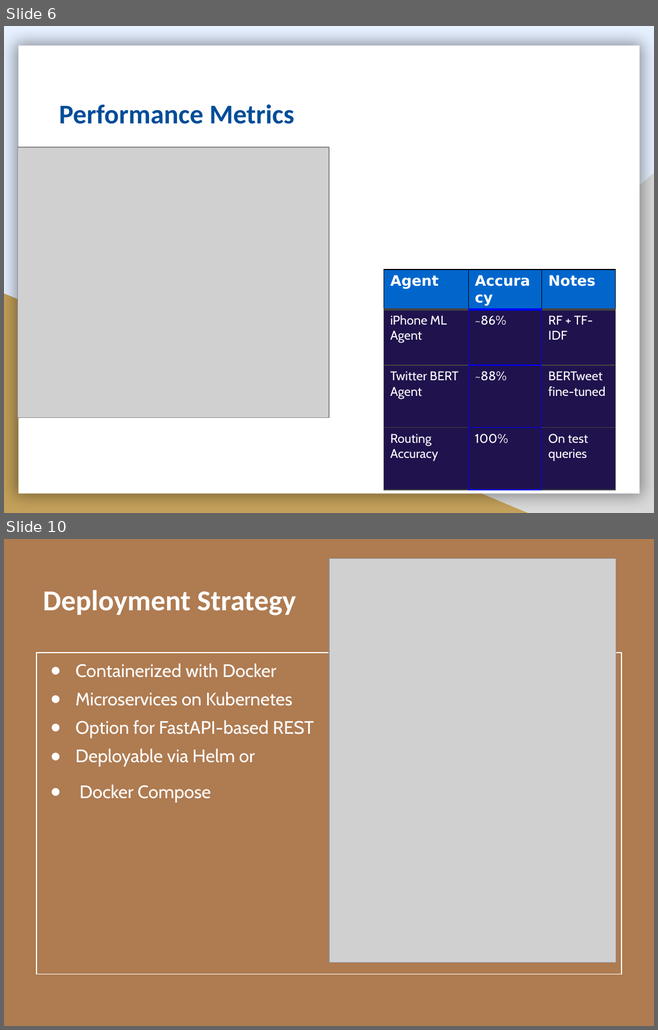
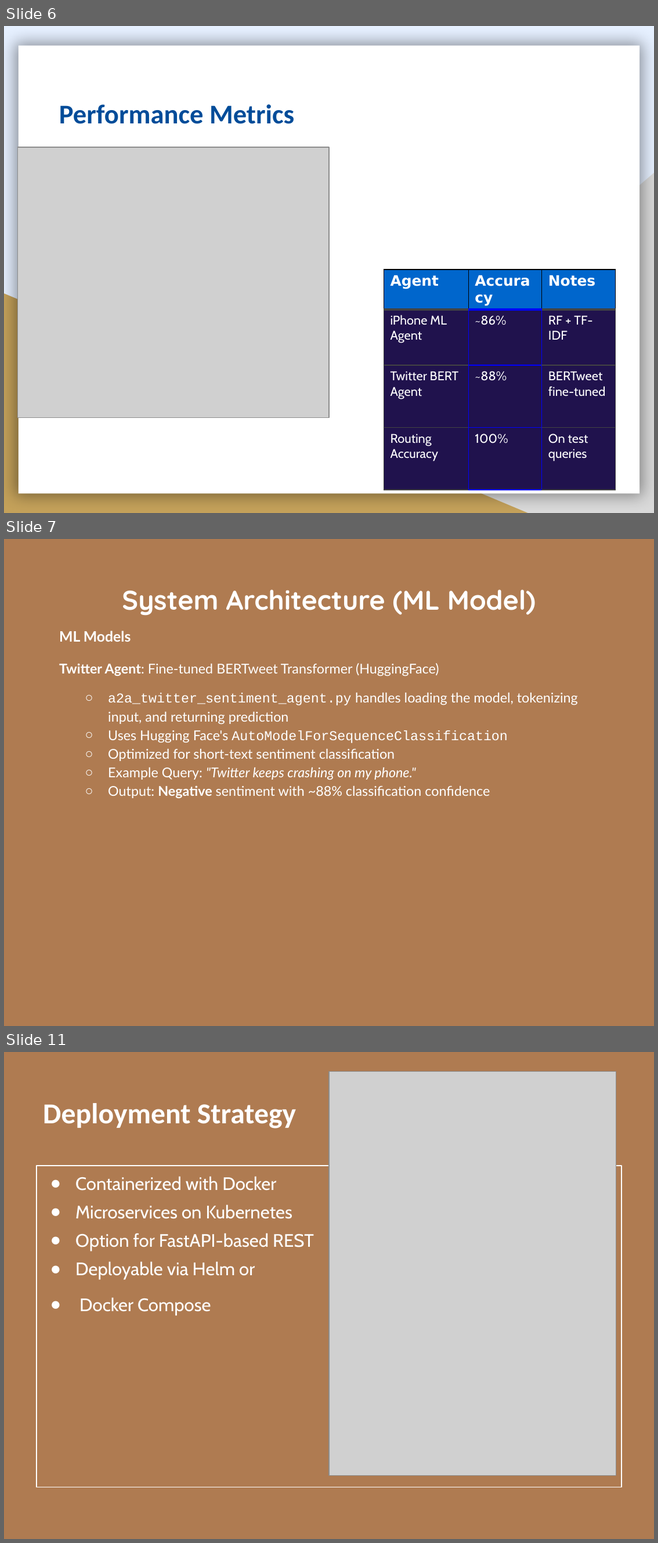
Before and after one commit to gshiva1975/AAI-510, a slide deck: Documentation/A2A_MCP_Sentiment_Executive_Summary_AI_Background.pptx. Shown one above the other, each under a label of ours: slides 6 and 10 before the commit, slides 6, 7 and 11 after it; the slides between them are not shown. The pictures are 658x1030 and 658x1543 pixels, drawn with LibreOffice and Linux fonts; fonts in the diff are those of the drawing; grey boxes stand for pictures; background and template pictures are left out. Boxes give left, top, right and bottom in pixels: in the first picture for what was removed or moved away, otherwise in the second. Text is boxed around its words. In the diff, an @@ line names an element or a change of style, - is before the commit and + after.

```diff
--- a/Documentation/A2A_MCP_Sentiment_Executive_Summary_AI_Background.pptx
+++ b/Documentation/A2A_MCP_Sentiment_Executive_Summary_AI_Background.pptx
@@ slide 7 added at (4,539,654,1026), background picture (left out) @@
@@ title added at (122,589,535,616), 30 pt, text #FFFFFF, bold @@
+System Architecture (ML Model)
@@ text added at (59,631,578,798), 15 pt, text #FFFFFF @@
+ML Models
+Twitter Agent: Fine-tuned BERTweet Transformer (HuggingFace)
+  ○ a2a_twitter_sentiment_agent.py handles loading the model, tokenizing input, and returning prediction
+  ○ Uses Hugging Face's AutoModelForSequenceClassification
+  ○ Optimized for short-text sentiment classification
+  ○ Example Query: "Twitter keeps crashing on my phone."
+  ○ Output: Negative sentiment with ~88% classification confidence
@@ what was slide 10 is now slide 11 @@
```
Also in this commit, not shown: 4 slides changed, 1 other slide added, 1 slide removed, 1 other file.
